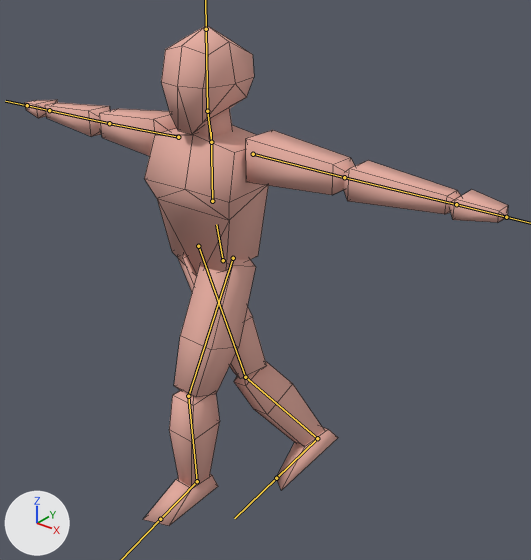
A saved change to the FBX model Assets/Models/Character.fbx.
Rendered twice from a camera (50 mm lens) standing at (1.78, -1.91, 2.14) and looking at (0.19, 0.08, 0.9). Lighting does not change. The marker at lower left points along +X, +Y and +Z. Both versions are drawn at frame 17 of the action 'metarig|Lower-L'; the numbers are the values there. The bones that bend it are drawn over the model as lines. Mesh edges are drawn as thin lines.

The first picture shows 'Player'.
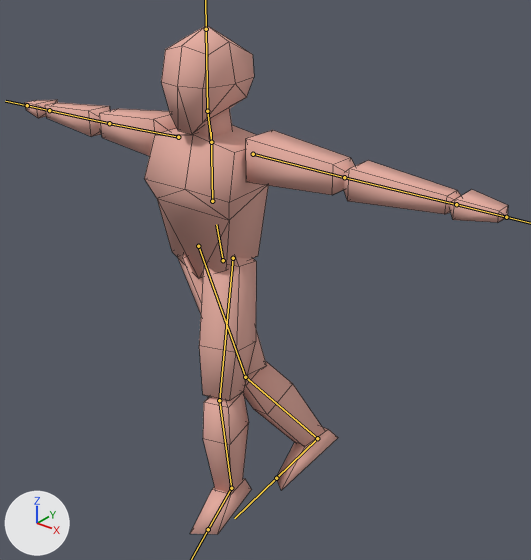
The edits, one by one:
Bone 'thigh.L' (bone_thigh_l) turns from (-22, 1, 1) to (-13, -13, -5) degrees about its own x, y and z.
Bone 'shin.L' (bone_shin_l) turns from (21, -2, 0) to (11, 0, 0) degrees about its own x, y and z.

Where the change shows, as pixel boxes (x1, y1, x2, y2) in the pictures (531 x 560 px):
'Player', posed: before (25, 25, 508, 526); after (25, 25, 508, 534)
bone 'thigh.L', root to tip: before (233, 258) to (188, 396); after (233, 258) to (219, 400)
bone 'shin.L', root to tip: before (188, 396) to (197, 481); after (219, 400) to (231, 488)
